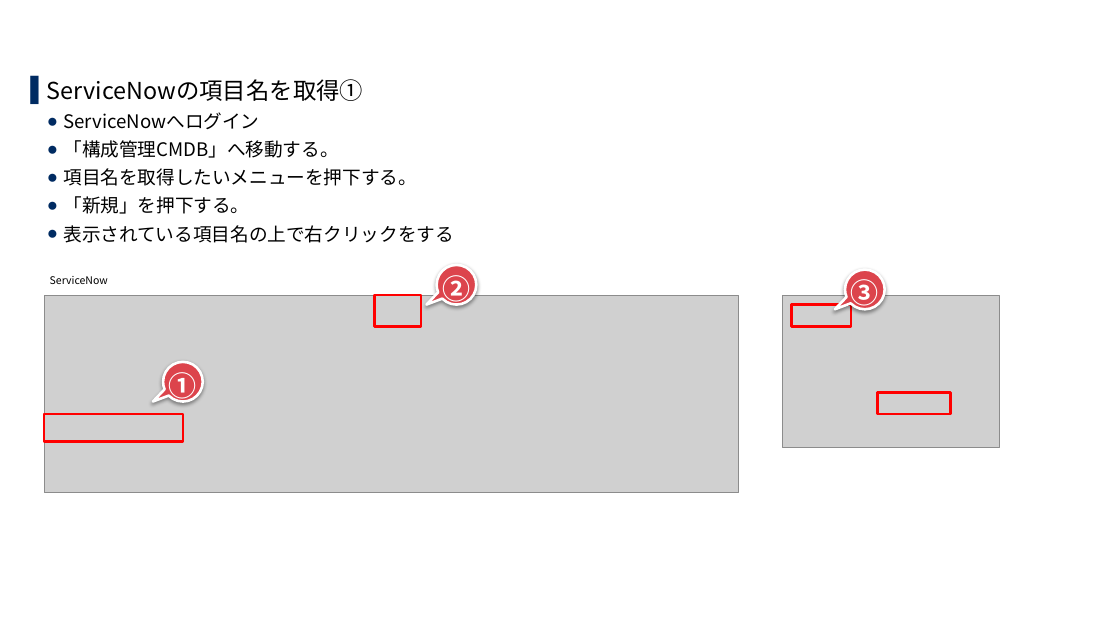
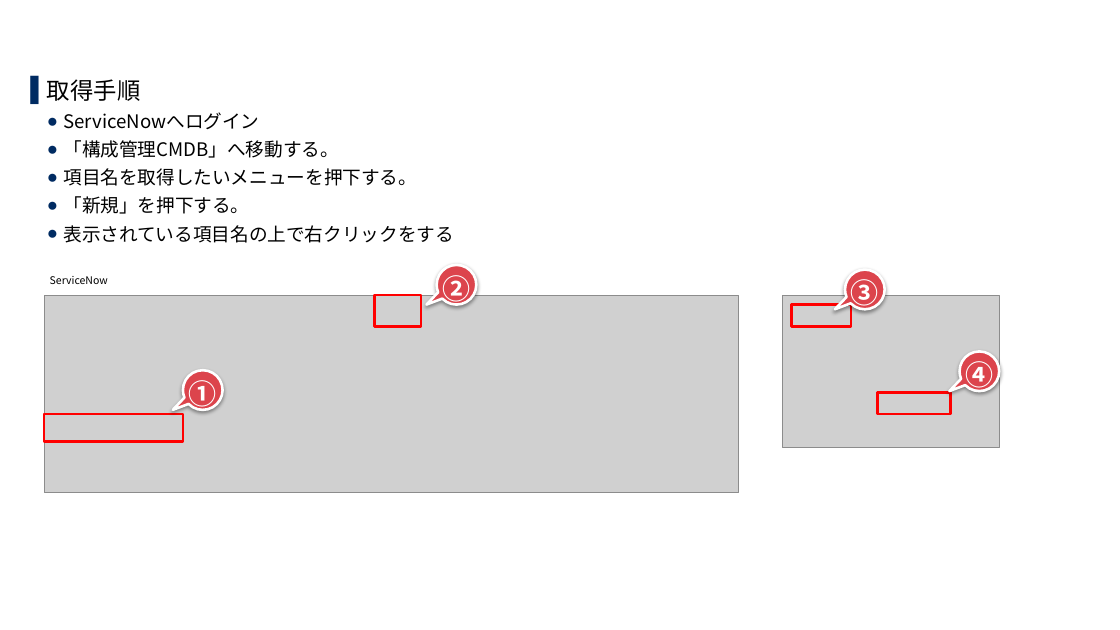
Before and after one commit to exastro-suite/SettingSamples-ServiceNow, a slide deck: slide 44 of docs/setting-samples-servicenow-install_ja.pptx (slide 51 before the commit). Drawn at 1120x630 pixels with LibreOffice and Linux fonts; fonts in the diff are those of the drawing; grey boxes stand for pictures; background and template pictures are left out. Boxes give left, top, right and bottom in pixels: in the first picture for what was removed or moved away, otherwise in the second. Text is boxed around its words. In the diff, an @@ line names an element or a change of style, - is before the commit and + after.

```diff
--- a/docs/setting-samples-servicenow-install_ja.pptx
+++ b/docs/setting-samples-servicenow-install_ja.pptx
@@ text at [47,79,140,101]: text changed @@
-▌ ServiceNowの項目名を取得①
+▌ 取得手順
@@ speech bubble added at [960,351,999,391], fill #DC444C, outline #FFFFFF 2.25 pt, 24 pt, text #FFFFFF, bold @@
+④
@@ speech bubble "①": place and size @@
-speech bubble "①" at [163,362,202,402]
+speech bubble "①" at [183,371,223,410]
```
Also in this commit, not shown: 19 other slides changed, 30 slides added, 42 slides removed, 1 other file.
